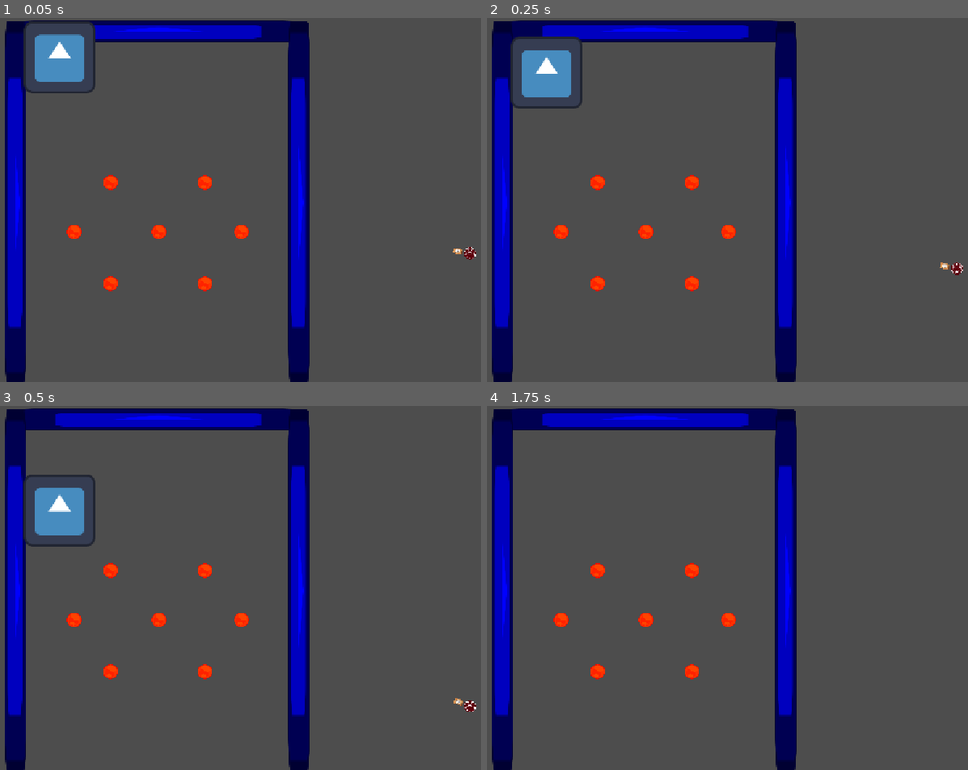
Above: before the commit, frames 1-4 (two rows, left to right).
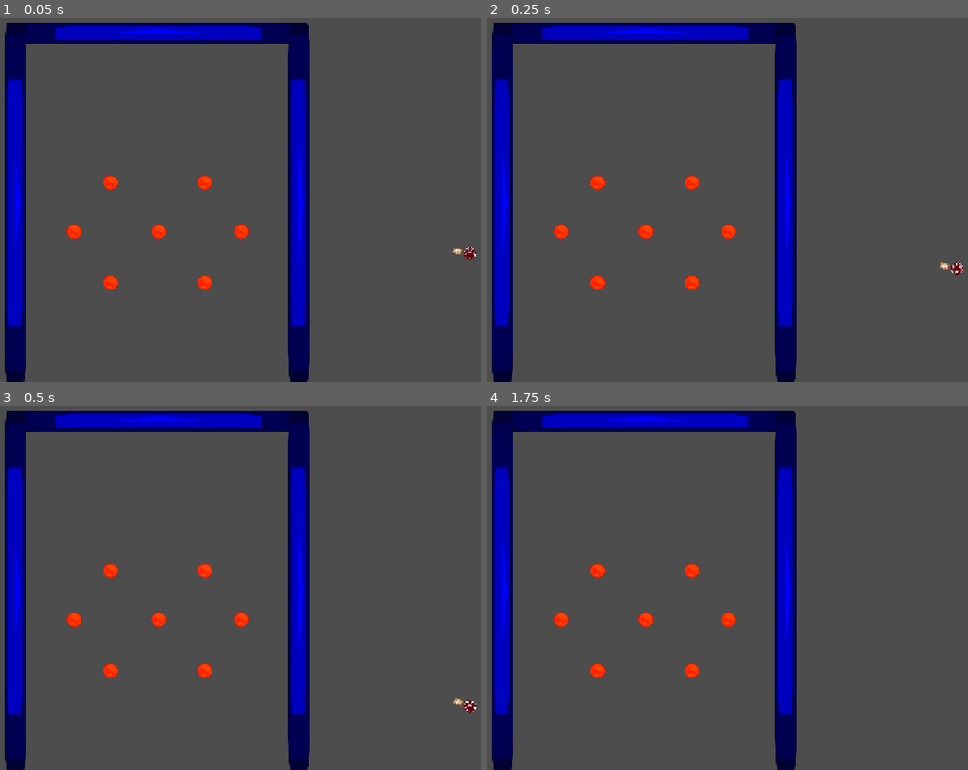
Above: after the commit, the same moments.

Repository: AstrrX3/Gamejam
Game: Godot game, scene res://test.tscn
Same seed, same stepped clock (60 frames per second), same inputs: the game is played once before the commit and once after it. The engine's default icon, where the game draws it, is replaced by a stand-in: a white triangle on a blue panel in a dark square.
Inputs (mouse positions are in pixels of both pictures, inside the frame that each line leads up to):
- Up to frame 1 (0.05 s): no input
- Up to frame 2 (0.25 s): no input
- Up to frame 3 (0.5 s): no input
- Up to frame 4 (1.75 s): move the mouse to (790, 569) at 0.52 s; click (790, 569) at 0.6 s; move the mouse to (515, 606) at 1.27 s; click (515, 606) at 1.35 s

The runs differ from the first frame. In frame 1, 3.4% of the frame differs, in the area x 1-99%, y 0-100%; in frame 2, 3.1%; in frame 3, 3.1%; in frame 4, 1.3%.

Commit message:
coinscoinscoins
co 2 sek mozna zmienic w timer nwm jak to rzucic do main projektu lowk ale ogarne trust

Diff:
--- a/gay-plinko/coin.tscn
+++ b/gay-plinko/coin.tscn
@@ -2,9 +2,20 @@
 
 [ext_resource type="Texture2D" uid="uid://cprgnd6rngksp" path="res://icon.svg" id="1_d5gmh"]
 
+[sub_resource type="PhysicsMaterial" id="PhysicsMaterial_h2yge"]
+bounce = 0.5
+
+[sub_resource type="CircleShape2D" id="CircleShape2D_0xm2m"]
+
 [node name="RigidBody2D" type="RigidBody2D" unique_id=35264023]
+modulate = Color(1, 1, 0.34901962, 1)
+scale = Vector2(0.6399994, 0.6399994)
+physics_material_override = SubResource("PhysicsMaterial_h2yge")
+
+[node name="Sprite2D" type="Sprite2D" parent="." unique_id=234650189]
+scale = Vector2(0.390625, 0.390625)
+texture = ExtResource("1_d5gmh")
 
 [node name="CollisionShape2D" type="CollisionShape2D" parent="." unique_id=1993439228]
-
-[node name="Sprite2D" type="Sprite2D" parent="." unique_id=234650189]
-texture = ExtResource("1_d5gmh")
+scale = Vector2(2.8799999, 2.8799999)
+shape = SubResource("CircleShape2D_0xm2m")
--- a/gay-plinko/haven.tscn
+++ b/gay-plinko/haven.tscn
@@ -3,9 +3,9 @@
 [ext_resource type="PackedScene" uid="uid://c67loyy3ede8g" path="res://sciany.tscn" id="1_7oneb"]
 [ext_resource type="PackedScene" uid="uid://brlvsdys076t0" path="res://peg.tscn" id="2_vcnv3"]
 [ext_resource type="PackedScene" uid="uid://cw0s1ry8x17pi" path="res://trójkąt.tscn" id="3_pix54"]
-[ext_resource type="PackedScene" uid="uid://b8u0svpxi5tgi" path="res://coin.tscn" id="4_55g31"]
 
 [node name="Node2D" type="Node2D" unique_id=1951845257]
+scale = Vector2(1, 0.99016505)
 
 [node name="scianaUP" parent="." unique_id=10204914 instance=ExtResource("1_7oneb")]
 position = Vector2(-1.00003, -295)
@@ -56,6 +56,3 @@
 
 [node name="Camera2D" type="Camera2D" parent="." unique_id=1407160539]
 position = Vector2(-5, 5)
-
-[node name="Node2D" parent="." unique_id=849454680 instance=ExtResource("4_55g31")]
-position = Vector2(-181, -250)
--- /dev/null
+++ b/gay-plinko/main.tscn
@@ -0,0 +1,13 @@
+[gd_scene format=3 uid="uid://bhmo1dvkvyrip"]
+
+[ext_resource type="PackedScene" uid="uid://7jgio8cingnp" path="res://ball.tscn" id="1_ig7tw"]
+[ext_resource type="PackedScene" uid="uid://bql4gxnlcjgh5" path="res://platform.tscn" id="2_0xm2m"]
+
+[node name="base" type="Node2D" unique_id=1876613877 groups=["wall"]]
+
+[node name="RigidBody2D" parent="." unique_id=969029978 instance=ExtResource("1_ig7tw")]
+position = Vector2(524, 148)
+
+[node name="StaticBody2D" parent="." unique_id=695491958 groups=["wall"] instance=ExtResource("2_0xm2m")]
+position = Vector2(512, 430)
+rotation = 0.44250375
--- a/gay-plinko/spawner.tscn
+++ b/gay-plinko/spawner.tscn
@@ -24,13 +24,22 @@
 
 
 
-func _process(_delta):
-	if Input.is_action_just_pressed(\"test_coin_spawn\"):
+func _on_timer_timeout():
 		spawn_coins()
+
+
+
 "
 
 [node name="Node2D" type="Node2D" unique_id=1432049507]
 script = SubResource("GDScript_55g31")
 
+[node name="Timer" type="Timer" parent="." unique_id=1018251872]
+wait_time = 2.0
+one_shot = true
+autostart = true
+
 [node name="Camera2D" type="Camera2D" parent="." unique_id=78940127]
 position = Vector2(579, 324)
+
+[connection signal="timeout" from="Timer" to="." method="_on_timer_timeout"]
Not shown, changed: gay-plinko/FatFuck.png.import
Not shown, changed: gay-plinko/b26bf2cee6625915e8e34c56f773c8b2.jpg.import
Not shown, changed: gay-plinko/balls.png.import
Not shown, changed: gay-plinko/icon.svg.import
